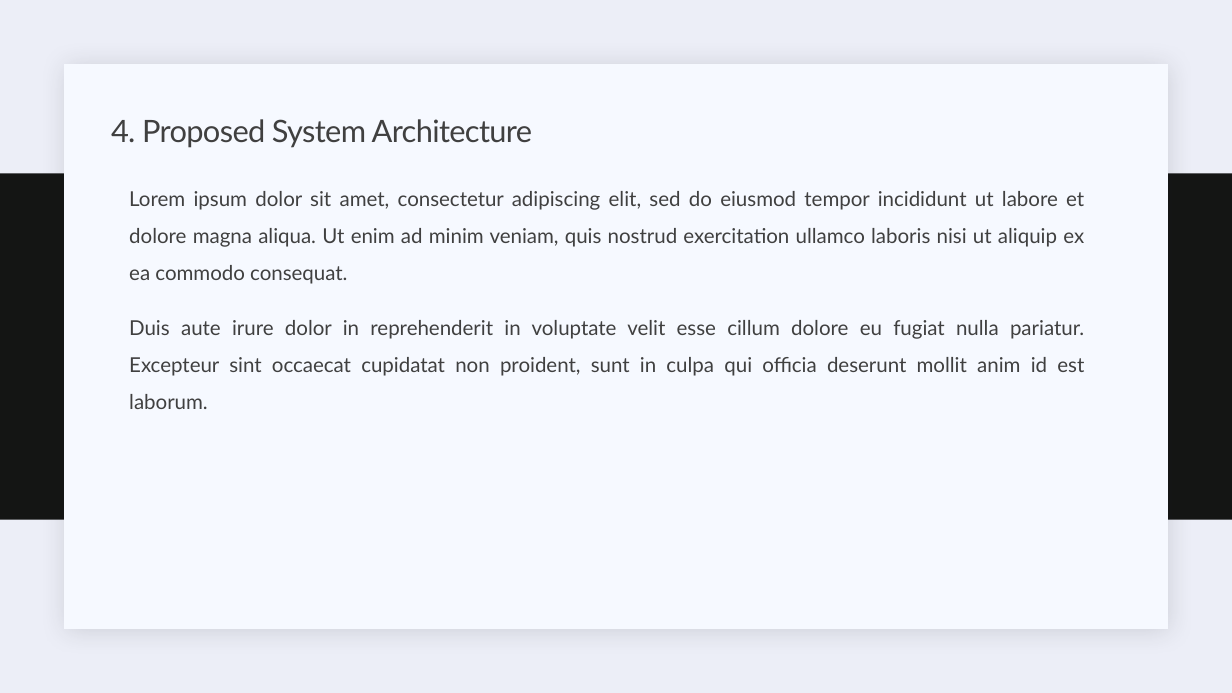
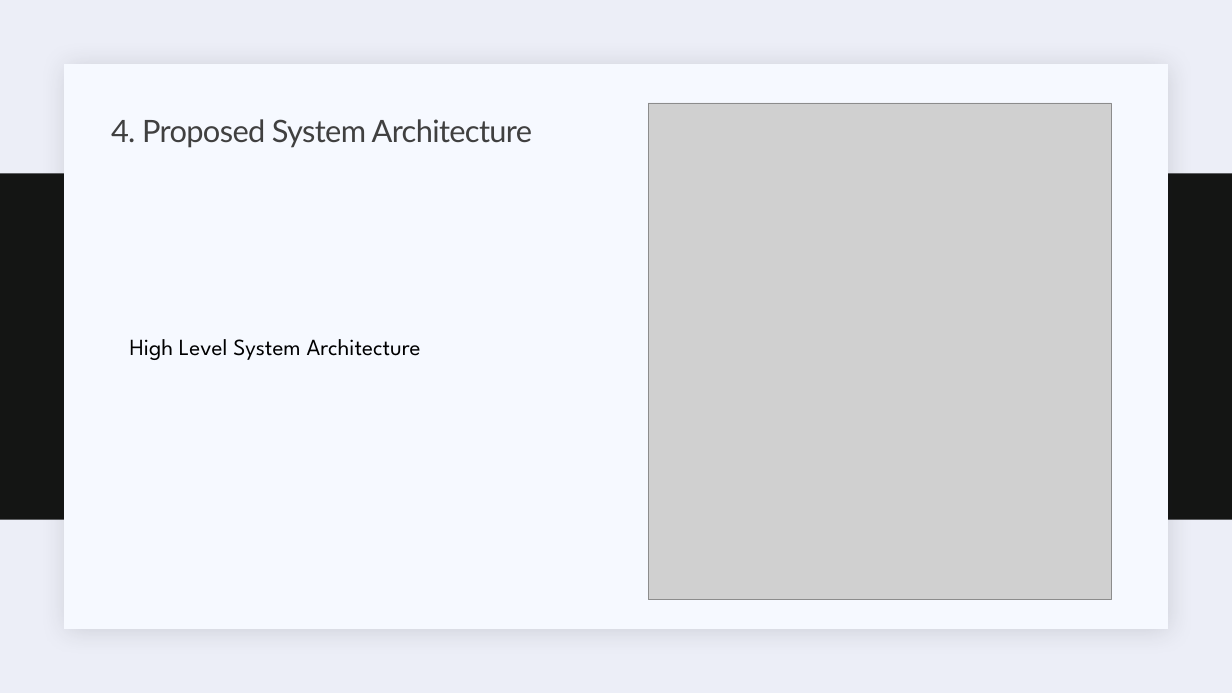
Before and after one commit to nazhimkalam/gensum, a slide deck: slide 6 of PSPD/presentation/PSPD-PP.pptx. Drawn at 1232x693 pixels with LibreOffice and Linux fonts; fonts in the diff are those of the drawing; grey boxes stand for pictures. Boxes give left, top, right and bottom in pixels: in the first picture for what was removed or moved away, otherwise in the second. Text is boxed around its words. In the diff, an @@ line names an element or a change of style, - is before the commit and + after.

```diff
--- a/PSPD/presentation/PSPD-PP.pptx
+++ b/PSPD/presentation/PSPD-PP.pptx
@@ picture added at (648, 103, 1111, 600) @@
@@ text removed at (129, 191, 1084, 409) @@
-  Lorem ipsum dolor sit amet, consectetur adipiscing elit, sed do eiusmod tempor incididunt ut labore et dolore magna aliqua. Ut enim ad minim veniam, quis nostrud exercitation ullamco laboris nisi ut aliquip ex ea commodo consequat.
-  Duis aute irure dolor in reprehenderit in voluptate velit esse cillum dolore eu fugiat nulla pariatur. Excepteur sint occaecat cupidatat non proident, sunt in culpa qui officia deserunt mollit anim id est laborum.
@@ text added at (130, 339, 421, 360), 18 pt, text #000000 @@
+High Level System Architecture
```
Also in this commit, not shown: 6 other slides changed, 11 other files.
